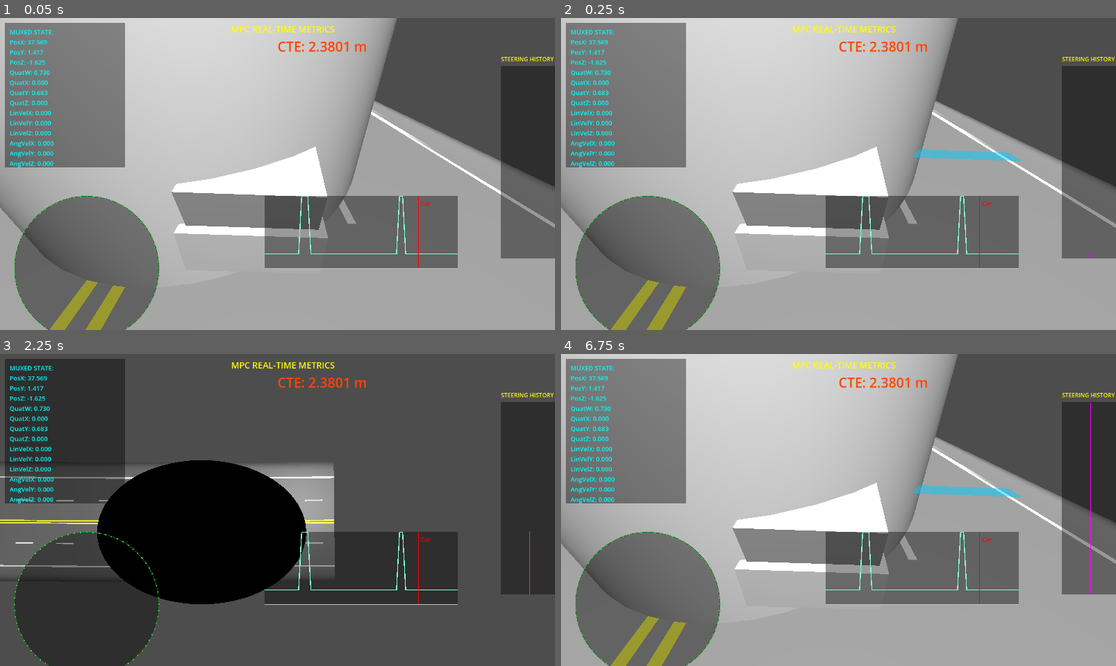
Above: before the commit, frames 1-4 (two rows, left to right).
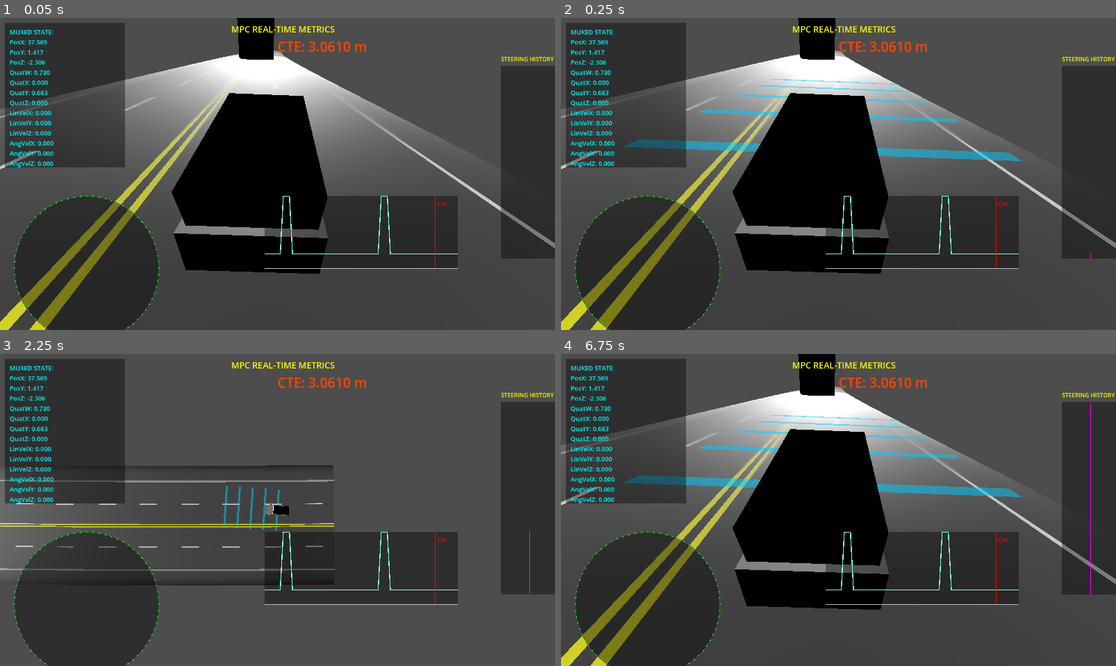
Above: after the commit, the same moments.

Repository: altcar/mpcgodot
Game: Godot game, scene res://mpccar.tscn
Two runs of this game, one before a commit and one after it. Both use one fixed random seed, a clock stepped at 60 frames per second and the inputs below.
Inputs (mouse positions are in pixels of both pictures, inside the frame that each line leads up to):
- Up to frame 1 (0.05 s): no input
- Up to frame 2 (0.25 s): no input
- Up to frame 3 (2.25 s): tap Enter at 0.5, 2 s; move the mouse to (399, 494) at 0.52 s; hold Right (ui_right) 0.53-1.25 s; hold Shift 0.53-1.25 s; click (399, 494) at 0.67 s; tap Space at 1.25 s; drag from (166, 525) to (249, 572) at 1.27 s; move the mouse to (333, 441) at 2.02 s; hold Right (ui_right) from 2.03 s (still down); tap C at 2.1 s
- Up to frame 4 (6.75 s): release Right (ui_right) at 2.75 s; tap Space at 2.75, 4.25 s; drag from (810, 572) to (672, 463) at 2.77 s; tap Enter at 3.5 s; move the mouse to (1005, 556) at 3.52 s; hold Left (ui_left) 3.53-4.25 s; hold Alt 3.53-4.25 s; drag from (672, 463) to (755, 432) at 4.27 s; move the mouse to (866, 510) at 5.02 s; hold Down (ui_down) 5.03-5.75 s; hold Shift 5.03-5.75 s; click (866, 510) at 5.17 s; drag from (755, 432) to (727, 525) at 5.77 s; move the mouse to (960, 494) at 6.52 s; hold Up (ui_up) from 6.53 s (still down); tap C at 6.6 s

The runs differ from the first frame. In frame 1, 84% of the frame differs, in the area x 0-100%, y 0-100%; in frame 2, 85%; in frame 3, 18%; in frame 4, 85%.

Commit message:
working lane followinng

Diff:
--- a/im_ulaser.gd
+++ b/im_ulaser.gd
@@ -13,7 +13,7 @@
 	last_pos = global_position
 	last_rot = global_transform.basis.get_rotation_quaternion()
 
-const LOOKAHEAD_HORIZONS = [0.0, 5.0, 10.0, 15.0, 20.0]
+const LOOKAHEAD_HORIZONS = [0.0, 2.5, 5.0, 7.5, 10.0]
 var horizon_visuals: Array[MeshInstance3D] = []
 
 func _physics_process(delta: float):
--- a/mpccar.tscn
+++ b/mpccar.tscn
@@ -108,7 +108,7 @@
 edge_rp_target_dirs = Array[int]([-1, 0, -1, -1])
 
 [node name="RoadActor3" parent="." unique_id=1490052960 instance=ExtResource("7_ngsj0")]
-transform = Transform3D(0.06609977, 0, 0.99781305, 0, 1, 0, -0.99781305, 0, 0.06609977, 37.569435, 0.5450134, -1.625375)
+transform = Transform3D(0.06609977, 0, 0.99781305, 0, 1, 0, -0.99781305, 0, 0.06609977, 37.569435, 0.5450134, -2.3062298)
 script = ExtResource("7_alqfo")
 
 [node name="IMUlaser" type="Node3D" parent="RoadActor3" unique_id=1576661588 groups=["network_transceivers"]]
@@ -119,6 +119,24 @@
 transform = Transform3D(0.99934036, -0.034925744, -0.009958673, 0.034925736, 0.84900856, 0.5272235, -0.009958673, -0.5272236, 0.8496683, 0.2556839, 2.7871447, 3.859497)
 
 [node name="OmniLight3D" type="OmniLight3D" parent="RoadActor3" unique_id=293880194]
+transform = Transform3D(1, 0, 0, 0, 1, 0, 0, 0, 1, 0.26932907, 8.362769, 4.065613)
+visible = false
+light_energy = 5.277
+light_indirect_energy = 4.34
+light_volumetric_fog_energy = 4.725
+omni_range = 4096.0
+omni_attenuation = -0.084
+
+[node name="Dum" parent="." unique_id=1660738959 instance=ExtResource("7_ngsj0")]
+transform = Transform3D(0.06609977, 0, 0.99781305, 0, 1, 0, -0.99781305, 0, 0.06609977, -80.41043, 0.5450134, -1.625375)
+
+[node name="IMUlaser" type="Node3D" parent="Dum" unique_id=800381502 groups=["network_transceivers"]]
+transform = Transform3D(1, 0, 0, 0, 1, 0, 0, 0, 1, 0, 0.872, 0)
+
+[node name="Camera3D" type="Camera3D" parent="Dum" unique_id=1335582069]
+transform = Transform3D(0.99934036, -0.034925744, -0.009958673, 0.034925736, 0.84900856, 0.5272235, -0.009958673, -0.5272236, 0.8496683, 0.2556839, 2.7871447, 3.859497)
+
+[node name="OmniLight3D" type="OmniLight3D" parent="Dum" unique_id=606190453]
 transform = Transform3D(1, 0, 0, 0, 1, 0, 0, 0, 1, 0.26932907, 8.362769, 4.065613)
 light_energy = 5.277
 light_indirect_energy = 4.34
@@ -134,5 +152,5 @@
 shape = SubResource("CylinderShape3D_qjr35")
 
 [node name="MeshInstance3D" type="MeshInstance3D" parent="StaticBody3D" unique_id=1918396674]
-transform = Transform3D(1, 0, 0, 0, 0.99999994, 0, 0, 0, 0.9999998, 4.190915, -1.7881393e-07, 0)
+transform = Transform3D(1, 0, 0, 0, 0.9999999, 0, 0, 0, 0.99999976, 0.03515625, -1.7881393e-07, 0)
 mesh = SubResource("CylinderMesh_ngsj0")
Not shown, changed: untitled.m
